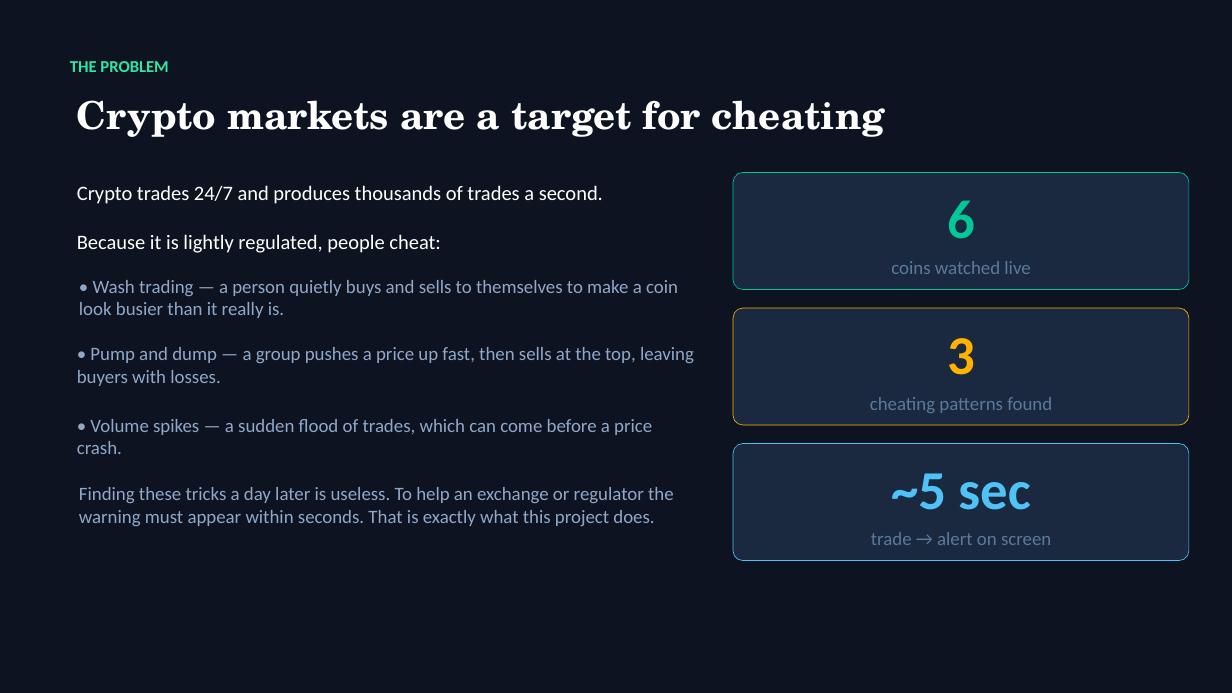
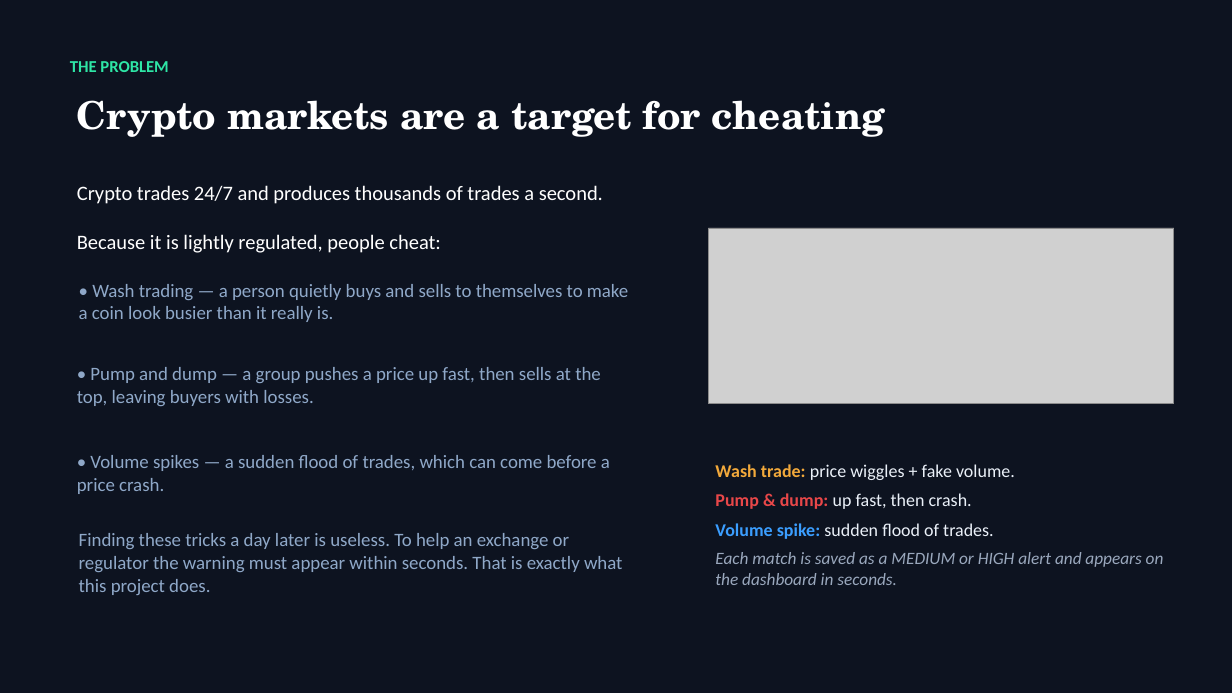
Before and after one commit to kodandachalla/RTBDP_Project, a slide deck: slide 2 of Proposal_Report_Presentation/RTBDP_Presentation_Kodanda_Challa.pptx. Drawn at 1232x693 pixels with LibreOffice and Linux fonts; fonts in the diff are those of the drawing; grey boxes stand for pictures. Boxes give left, top, right and bottom in pixels: in the first picture for what was removed or moved away, otherwise in the second. Text is boxed around its words. In the diff, an @@ line names an element or a change of style, - is before the commit and + after.

```diff
--- a/Proposal_Report_Presentation/RTBDP_Presentation_Kodanda_Challa.pptx
+++ b/Proposal_Report_Presentation/RTBDP_Presentation_Kodanda_Challa.pptx
@@ rounded rectangle removed at (733,173,1189,290) @@
@@ text removed at (947,200,975,239) @@
-6
@@ picture added at (709,228,1175,404) @@
@@ text removed at (891,261,1030,274) @@
-coins watched live
@@ text "• Wash trading — a ..." rewrapped from (79,280,678,318) to (79,284,628,322) @@
@@ rounded rectangle removed at (733,308,1189,425) @@
@@ text removed at (947,338,975,375) @@
-3
@@ text "• Pump and dump — ..." rewrapped from (77,347,694,386) to (77,367,601,406) @@
@@ text removed at (870,397,1052,413) @@
-cheating patterns found
@@ rounded rectangle removed at (733,444,1189,561) @@
@@ text "• Volume spikes — a ..." rewrapped from (77,419,652,454) to (77,455,610,494) @@
@@ text added at (715,464,1164,585), 14 pt, text #9AA8BD @@
+Wash trade: price wiggles + fake volume.
+Pump & dump: up fast, then crash.
+Volume spike: sudden flood of trades.
+Each match is saved as a MEDIUM or HIGH alert and appears on the dashboard in seconds.
@@ text removed at (891,473,1030,510) @@
-~5 sec
@@ text "Finding these tricks a day ..." rewrapped from (79,487,674,526) to (79,533,622,595) @@
@@ text removed at (871,532,1051,545) @@
-trade → alert on screen
```
Also in this commit, not shown: 4 other slides changed, 1 slide added, 1 slide removed, 10 other files.
